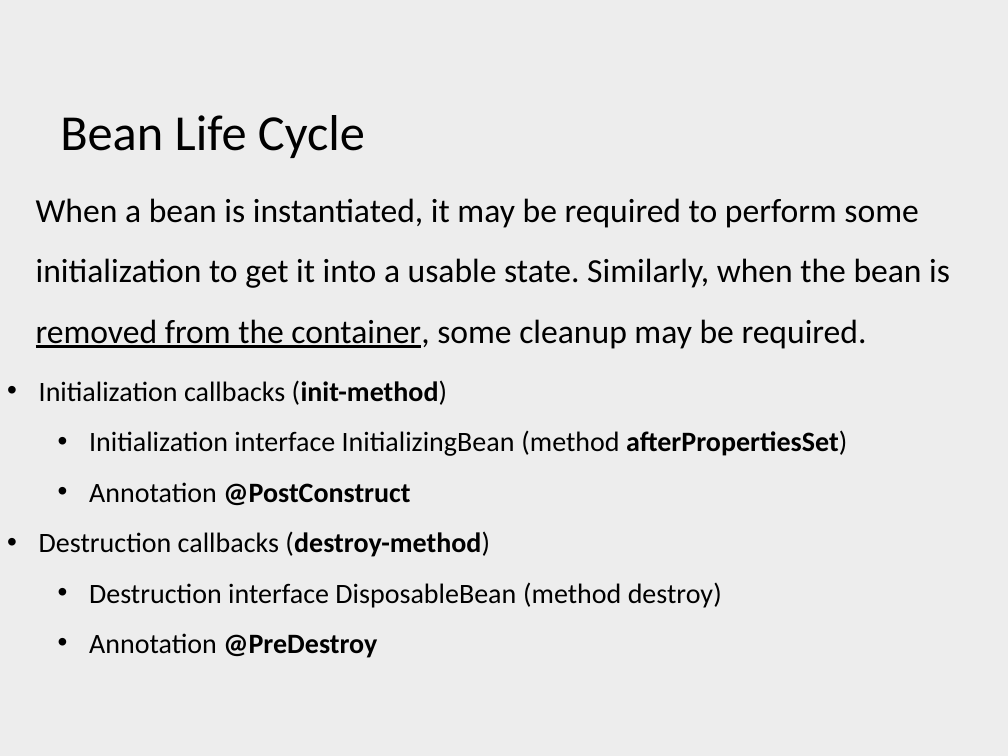
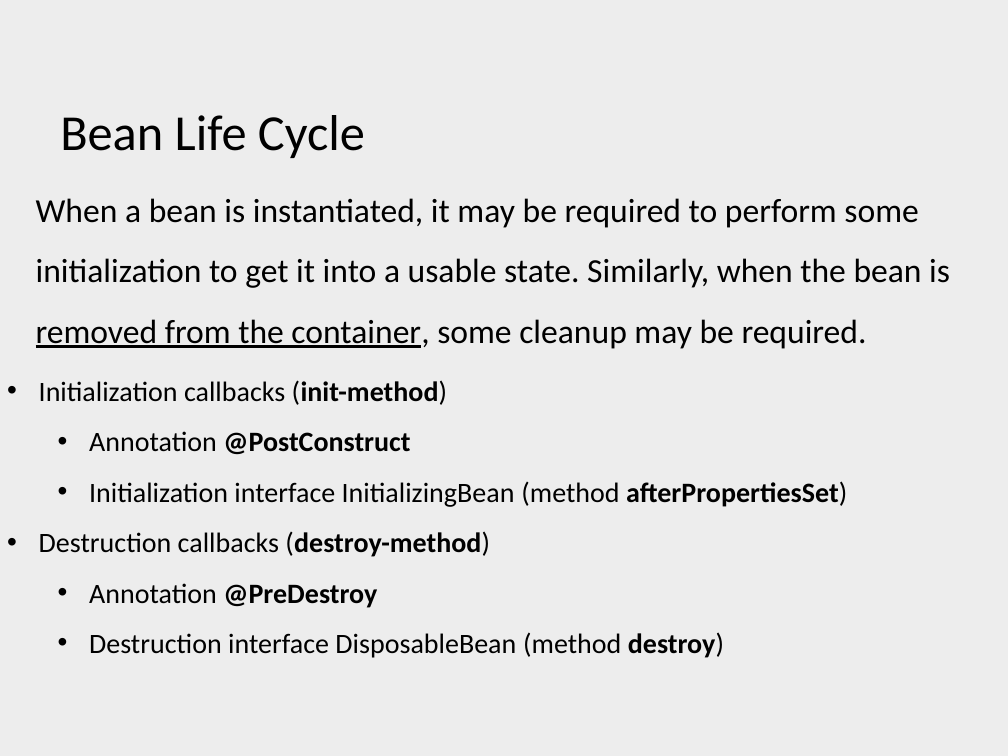
Before and after one commit to ArtemVChukin/springcourse, a slide deck: slide 25 of SpringCourse.pptx. Drawn at 1008x756 pixels with LibreOffice and Linux fonts; fonts in the diff are those of the drawing; background and template pictures are left out. Boxes give left, top, right and bottom in pixels: in the first picture for what was removed or moved away, otherwise in the second. Text is boxed around its words. In the diff, an @@ line names an element or a change of style, - is before the commit and + after.

Commit message:
Update presentation

```diff
--- a/SpringCourse.pptx
+++ b/SpringCourse.pptx
@@ text at [89, 431, 410, 454]: paragraph added @@
+  • Annotation @PostConstruct
@@ text at [89, 482, 410, 505]: paragraph removed @@
-  • Annotation @PostConstruct
@@ text at [89, 583, 377, 608]: paragraph added @@
+  • Annotation @PreDestroy
@@ text at [89, 633, 377, 658]: paragraph removed @@
-  • Annotation @PreDestroy
@@ text at [89, 632, 724, 658]: bold on in "destroy)" @@
```
Also in this commit, not shown: 3 other slides changed.
